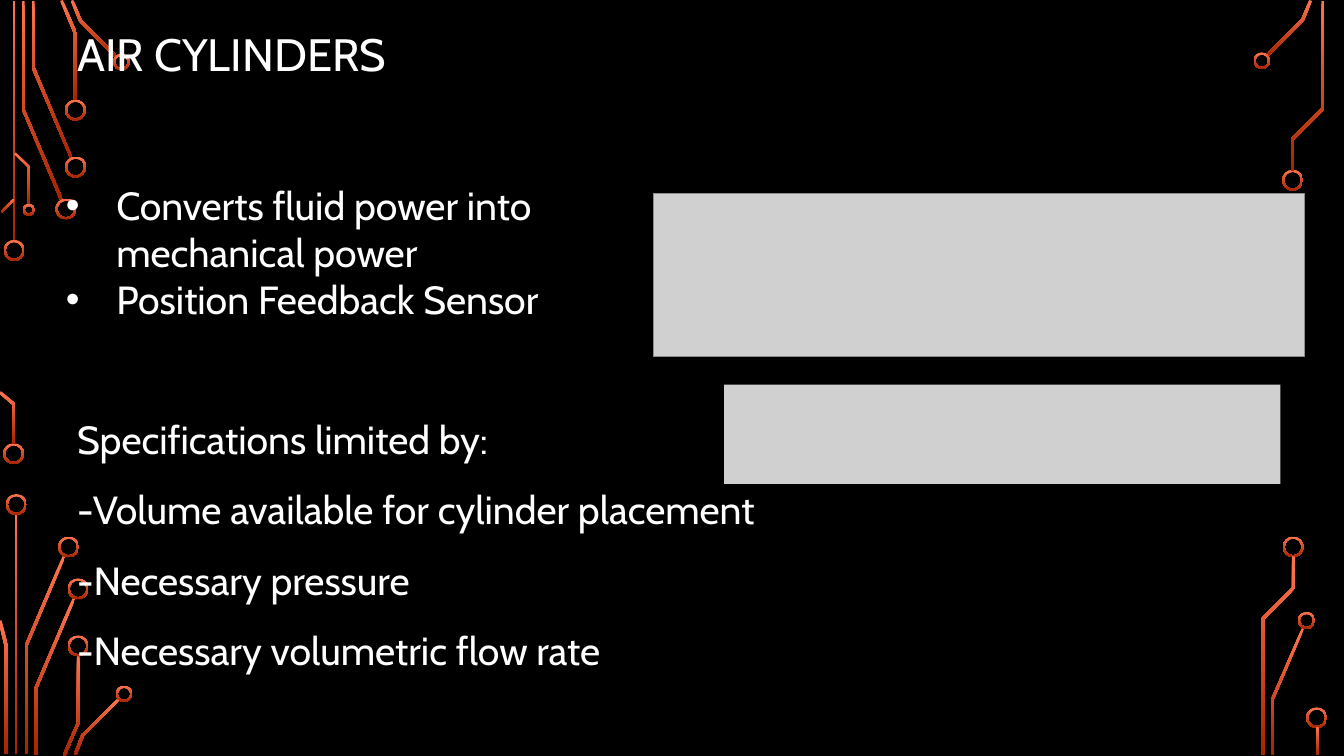
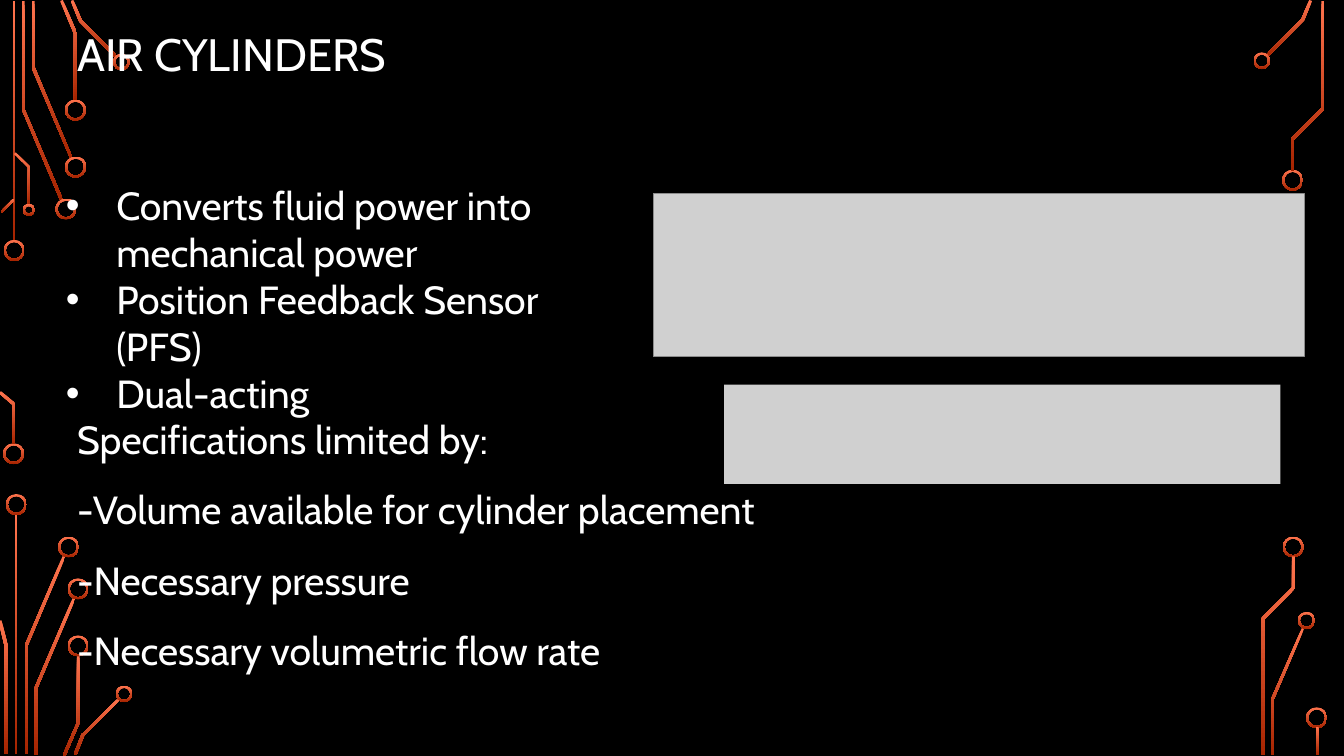
Before and after one commit to Logiant/AgileRoboticControls, a slide deck: slide 29 of Documentation/Presentation/Design Presentation/Design Presentation.pptx. Drawn at 1344x756 pixels with LibreOffice and Linux fonts; fonts in the diff are those of the drawing; grey boxes stand for pictures; background and template pictures are left out. Boxes give left, top, right and bottom in pixels: in the first picture for what was removed or moved away, otherwise in the second. Text is boxed around its words. In the diff, an @@ line names an element or a change of style, - is before the commit and + after.

```diff
--- a/Documentation/Presentation/Design Presentation/Design Presentation.pptx
+++ b/Documentation/Presentation/Design Presentation/Design Presentation.pptx
@@ text at (x1=116, y1=284, x2=538, y2=418): text changed @@
-• Position Feedback Sensor
+• Position Feedback Sensor (PFS)
+• Dual-acting
```
Also in this commit, not shown: 6 other slides changed.
